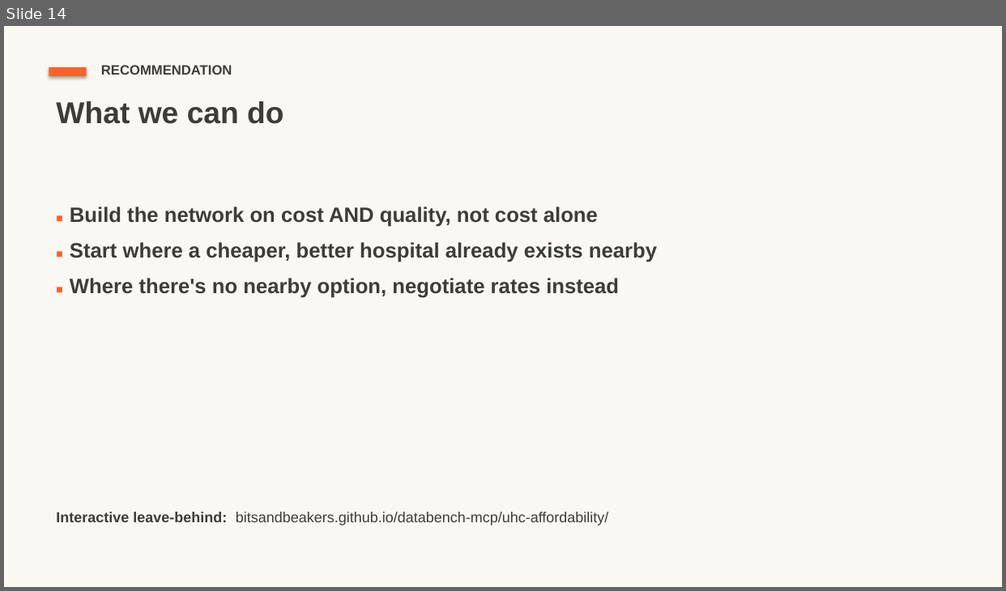
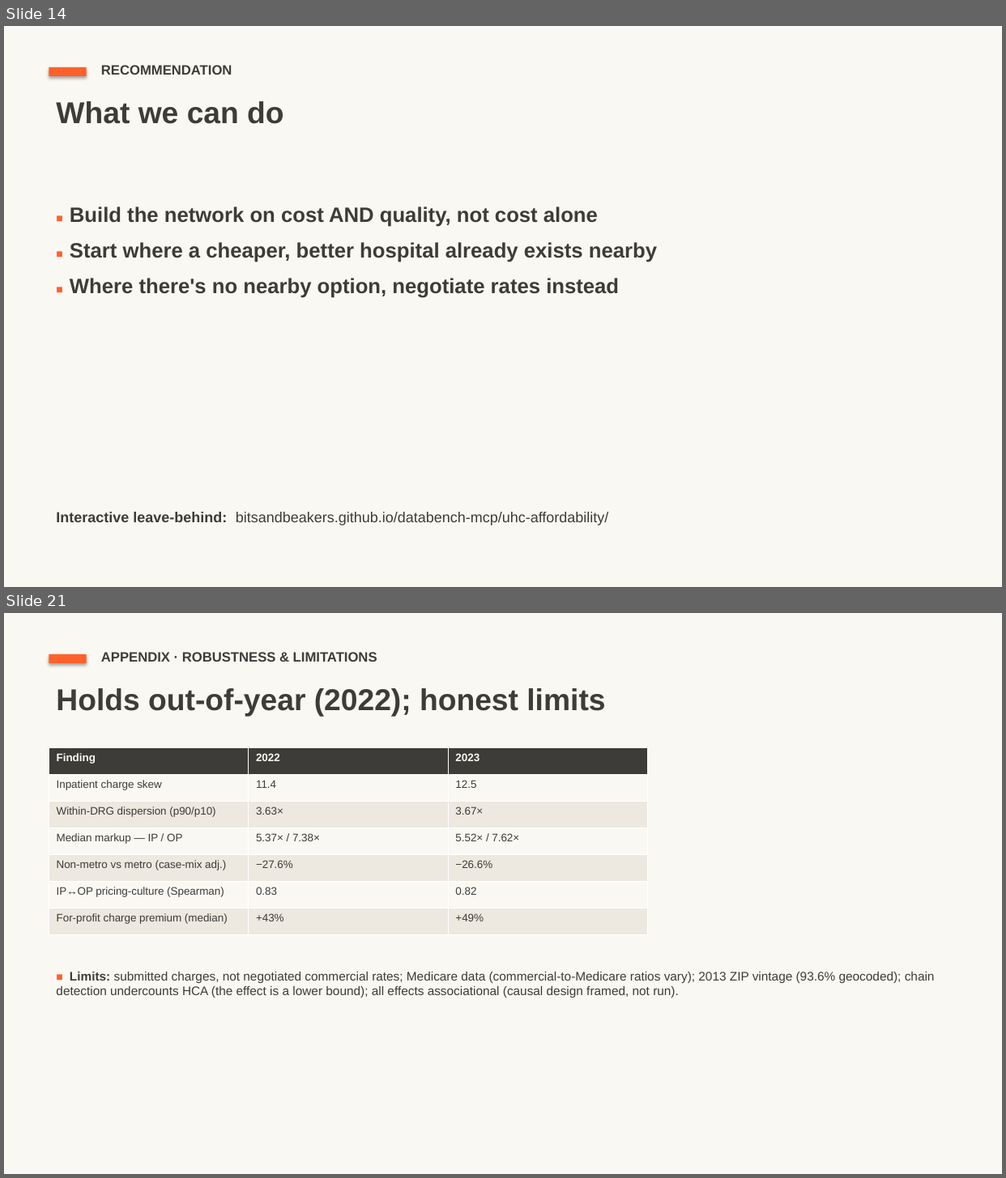
Before and after one commit to bitsandbeakers/databench-mcp, a slide deck: docs/slides/UHC_Affordability_Deck_readahead.pptx. Shown one above the other, each under a label of ours: slide 14 before the commit, slides 14 and 21 after it; the slides between them are not shown. The pictures are 1006x591 and 1006x1178 pixels, drawn with LibreOffice and Linux fonts; fonts in the diff are those of the drawing. Boxes give left, top, right and bottom in pixels: in the first picture for what was removed or moved away, otherwise in the second. Text is boxed around its words. In the diff, an @@ line names an element or a change of style, - is before the commit and + after.

```diff
--- a/docs/slides/UHC_Affordability_Deck_readahead.pptx
+++ b/docs/slides/UHC_Affordability_Deck_readahead.pptx
@@ slide 21 added at box(4, 613, 1002, 1174), background #FAF8F2 @@
@@ rectangle added at box(49, 654, 87, 663), fill #FF612B @@
@@ text added at box(101, 652, 377, 662), 13 pt, text #3D3C38, bold @@
+APPENDIX · ROBUSTNESS & LIMITATIONS
@@ text added at box(56, 688, 605, 717), 29 pt, text #3D3C38, bold @@
+Holds out-of-year (2022); honest limits
@@ table added at box(49, 747, 649, 935), 7 rows, 3 columns @@
+Finding | 2022 | 2023
+Inpatient charge skew | 11.4 | 12.5
+Within-DRG dispersion (p90/p10) | 3.63× | 3.67×
+Median markup — IP / OP | 5.37× / 7.38× | 5.52× / 7.62×
+Non-metro vs metro (case-mix adj.) | −27.6% | −26.6%
+IP↔OP pricing-culture (Spearman) | 0.83 | 0.82
+For-profit charge premium (median) | +43% | +49%
@@ text added at box(56, 972, 935, 998), 12 pt, text #3D3C38 @@
+■ Limits: submitted charges, not negotiated commercial rates; Medicare data (commercial-to-Medicare ratios vary); 2013 ZIP vintage (93.6% geocoded); chain detection undercounts HCA (the effect is a lower bound); all effects associational (causal design framed, not run).
```
Also in this commit, not shown: 1 slide changed, 6 other slides added.
